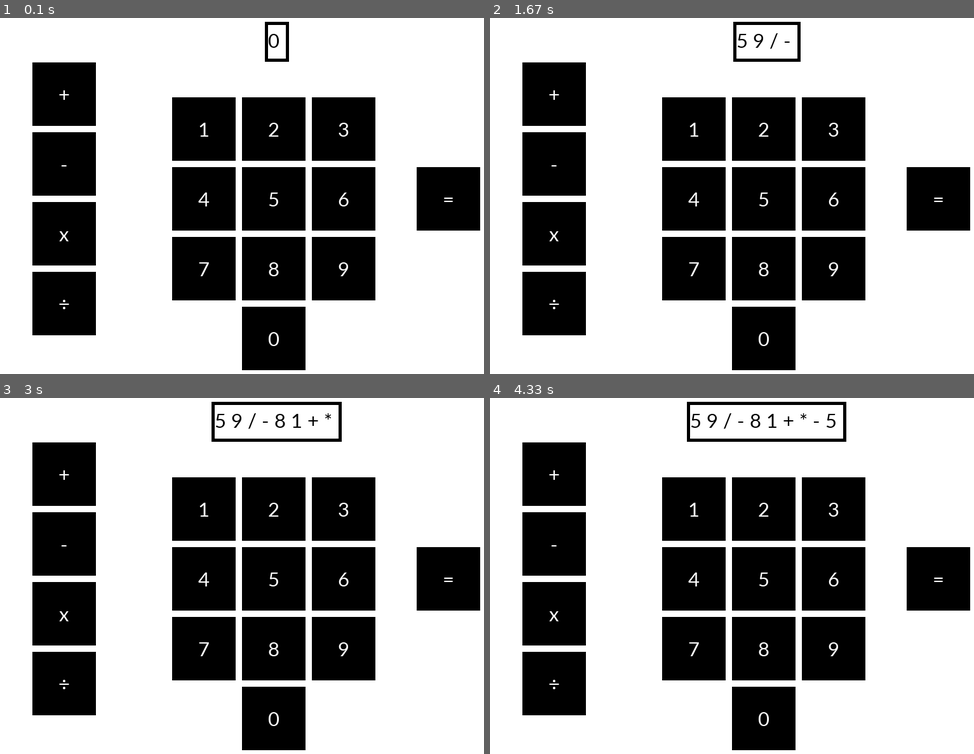
Above: before the commit, frames 1-4 (two rows, left to right).
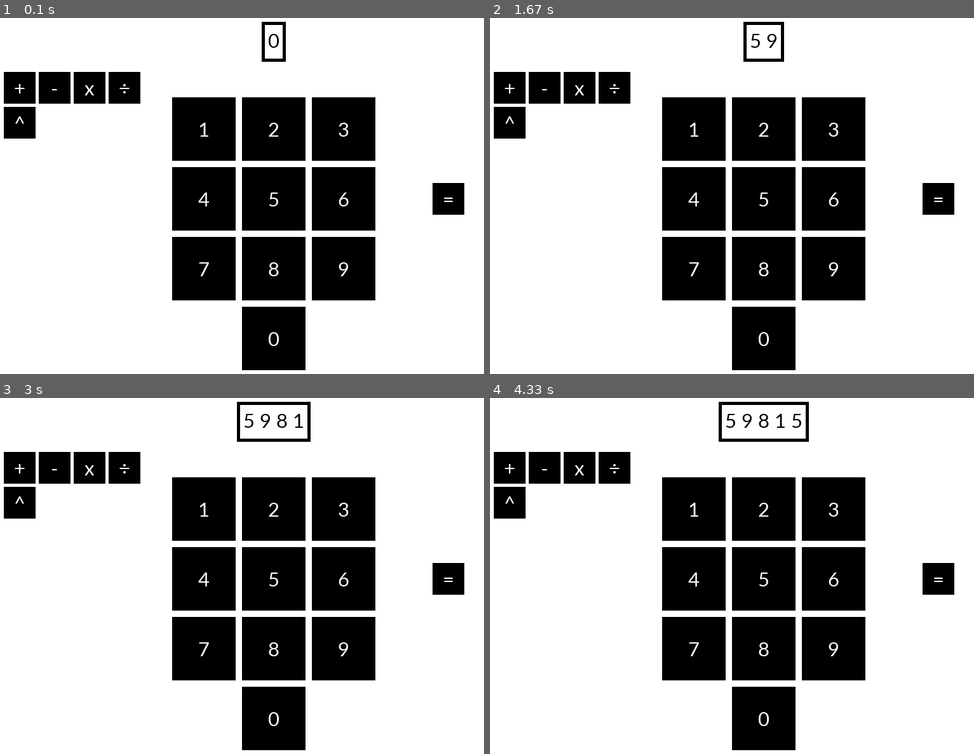
Above: after the commit, the same moments.

Repository: RoyalWeden/hax-coding-olympics
Game: pygame game, started from sunday/main.py
Two runs of this game, one before a commit and one after it. Both use one fixed random seed, a clock stepped at 60 frames per second and the inputs below.
Inputs (mouse positions are in pixels of both pictures, inside the frame that each line leads up to):
- Up to frame 1 (0.1 s): no input
- Up to frame 2 (1.67 s): click (765, 199) at 0.38 s; click (819, 285) at 0.72 s; click (586, 288) at 1.08 s; click (557, 188) at 1.55 s
- Up to frame 3 (3 s): click (280, 618) at 1.88 s; click (193, 501) at 2.22 s; click (58, 494) at 2.55 s; click (87, 615) at 2.88 s
- Up to frame 4 (4.33 s): click (581, 529) at 3.25 s; click (790, 565) at 3.55 s

The runs differ from the first frame. In frame 1, 12% of the frame differs, in the area x 0-100%, y 1-90%; in frame 2, 12%; in frame 3, 13%; in frame 4, 13%.

Commit message:
Added powers function, rearranged gui

Diff:
--- a/sunday/main.py
+++ b/sunday/main.py
@@ -121,9 +121,9 @@
 
 btn_plus = Button(
     screen,
-    (res[0]/2-330, res[1]/2-55-110),
-    color_black,
-    (100, 100),
+    (res[0]/2-400, res[1]/2-175),
+    color_black,
+    (50, 50),
     '+',
     smallfont,
     color_white,
@@ -131,9 +131,9 @@
 )
 btn_minus = Button(
     screen,
-    (res[0]/2-330, res[1]/2-55),
-    color_black,
-    (100, 100),
+    (res[0]/2-345, res[1]/2-175),
+    color_black,
+    (50, 50),
     '-',
     smallfont,
     color_white,
@@ -141,9 +141,9 @@
 )
 btn_times = Button(
     screen,
-    (res[0]/2-330, res[1]/2+55),
-    color_black,
-    (100, 100),
+    (res[0]/2-290, res[1]/2-175),
+    color_black,
+    (50, 50),
     'x',
     smallfont,
     color_white,
@@ -151,20 +151,30 @@
 )
 btn_divide = Button(
     screen,
-    (res[0]/2-330, res[1]/2+55+110),
-    color_black,
-    (100, 100),
+    (res[0]/2-235, res[1]/2-175),
+    color_black,
+    (50, 50),
     '÷',
     smallfont,
     color_white,
     lambda: calculator.enter('/')
 )
+btn_power = Button(
+    screen,
+    (res[0]/2-400, res[1]/2-120),
+    color_black,
+    (50, 50),
+    '^',
+    smallfont,
+    color_white,
+    lambda: calculator.enter('^')
+)
 
 btn_equal = Button(
     screen,
     (res[0]/2+275, res[1]/2),
     color_black,
-    (100, 100),
+    (50, 50),
     '=',
     smallfont,
     color_white,
@@ -194,6 +204,7 @@
     btn_minus,
     btn_times,
     btn_divide,
+    btn_power,
     btn_equal,
     text_answer
 ]
@@ -210,7 +221,7 @@
 
     screen.fill(color_white)
 
-    text_answer.set_text(str(calculator.ans) if len(calculator.calculation)==0 else ' '.join([str(x) for x in calculator.calculation]))
+    text_answer.set_text(calculator.get_calc_str())
 
     for obj in gameobjects:
         obj.render()
--- a/sunday/src/calculator.py
+++ b/sunday/src/calculator.py
@@ -81,3 +81,9 @@
             return num1**num2
 
         return num1
+
+    def get_calc_str(self):
+        return str(self.ans) \
+            if len(self.calculation)==0 \
+                else ('ANS ' if self.calculation[0] in self.operations else '') + \
+                    ' '.join([str(x) for x in self.calculation])
--- a/sunday/src/gameobject.py
+++ b/sunday/src/gameobject.py
@@ -101,7 +101,7 @@
                 self.screen,
                 self.border_color,
                 [
-                    self.screen.get_width() - self.pos()[0] + self.border_thickness * 2,
+                    self.screen.get_width() - self.pos()[0] + self.border_thickness,
                     self.pos()[1] - self.text_size()[1] / 2 + self.border_thickness * 2,
                     self.border_thickness,
                     self.size()[1] + self.border_thickness * 2
@@ -111,7 +111,7 @@
                 self.screen,
                 self.border_color,
                 [
-                    self.pos()[0] - self.border_thickness,
+                    self.pos()[0] - self.border_thickness * 2,
                     self.pos()[1] - self.text_size()[1] / 2 + self.border_thickness * 2,
                     self.border_thickness,
                     self.size()[1] + self.border_thickness * 2
@@ -121,7 +121,7 @@
                 self.screen,
                 self.border_color,
                 [
-                    self.pos()[0] - self.border_thickness,
+                    self.pos()[0] - self.border_thickness * 2,
                     self.pos()[1] - self.border_thickness * 2,
                     self.size()[0] + self.border_thickness * 2,
                     self.border_thickness
@@ -131,7 +131,7 @@
                 self.screen,
                 self.border_color,
                 [
-                    self.pos()[0] - self.border_thickness,
+                    self.pos()[0] - self.border_thickness * 2,
                     self.pos()[1] + self.text_size()[1] + self.border_thickness * 2,
                     self.size()[0] + self.border_thickness * 2,
                     self.border_thickness
